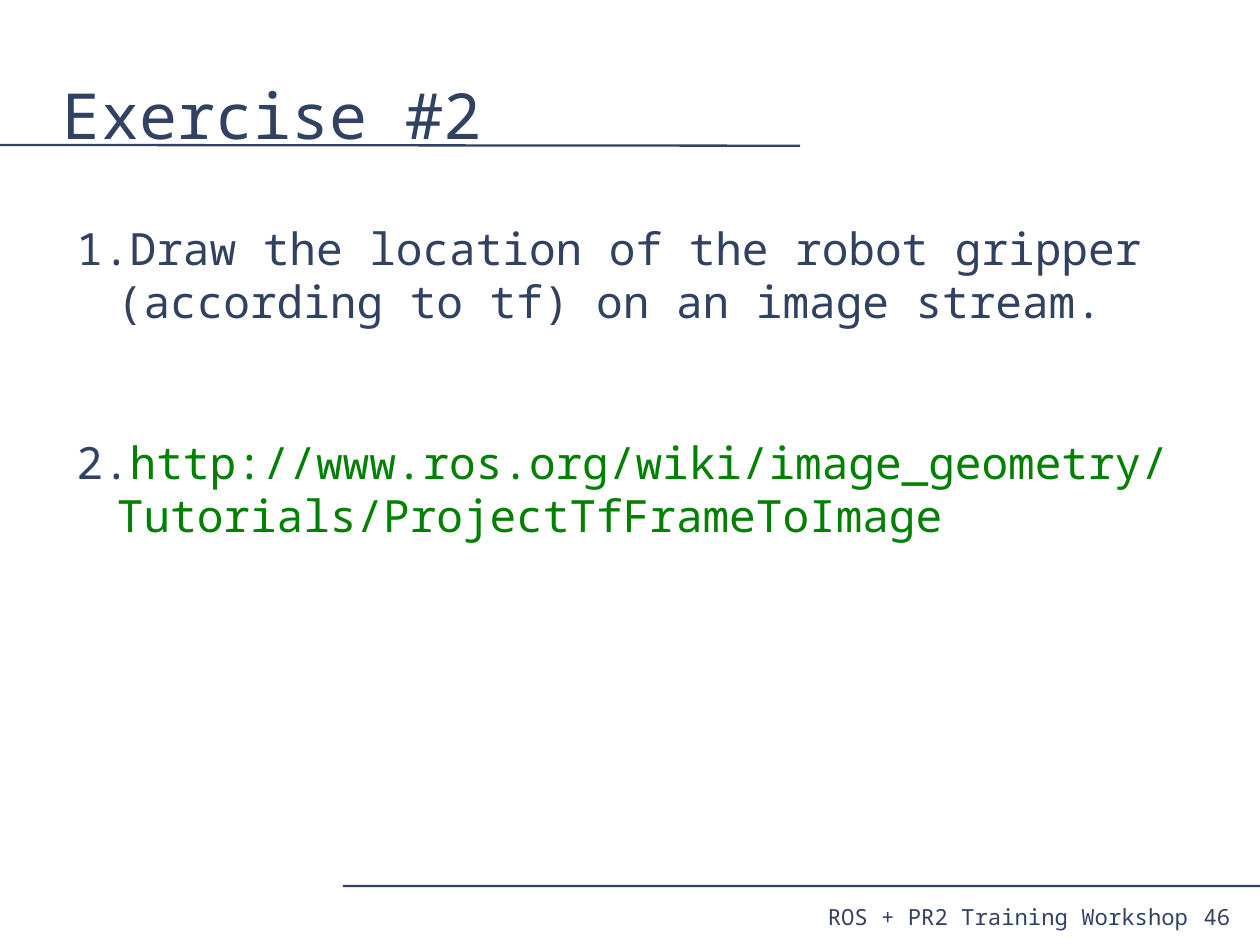
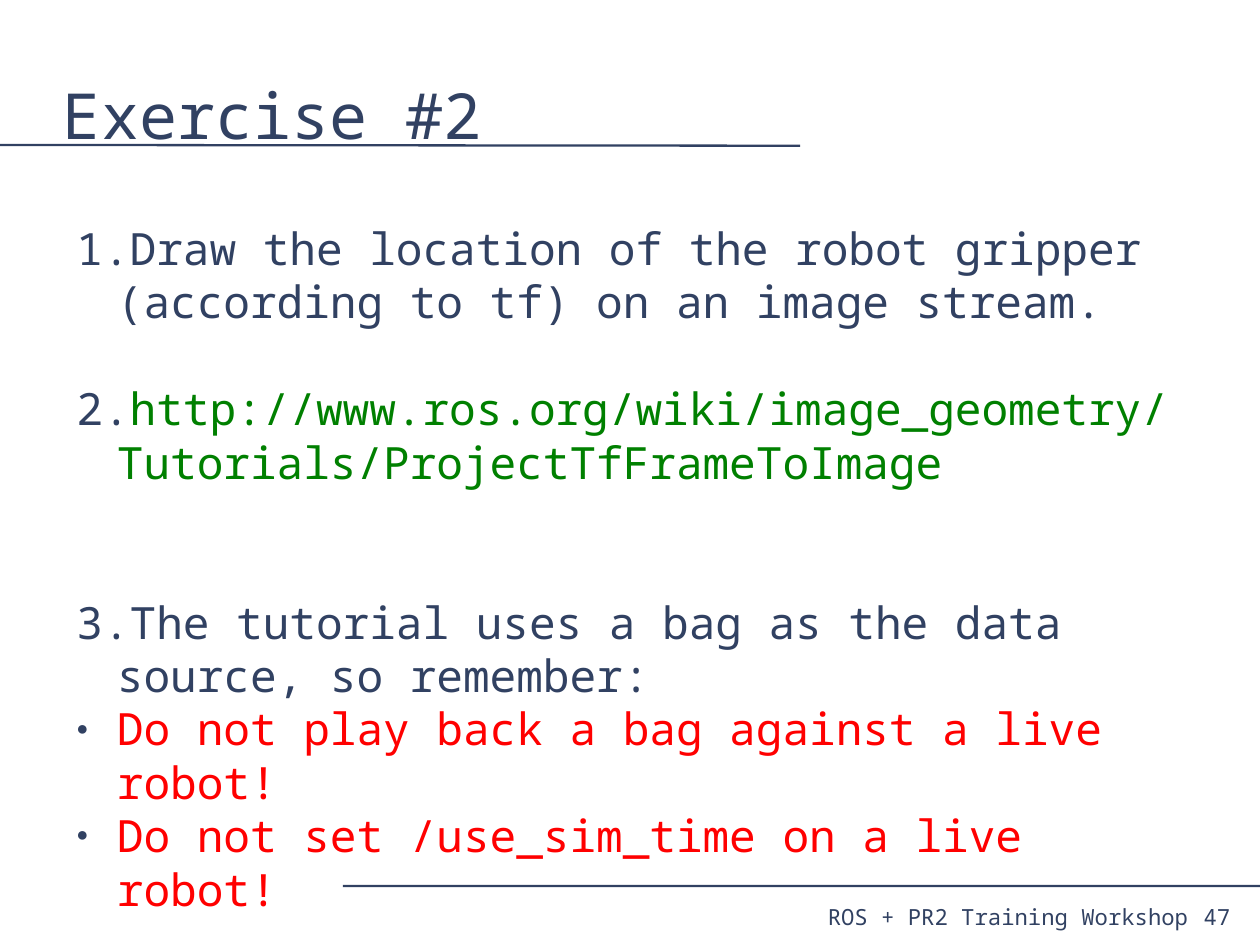
Before and after one commit to PR2/pr2_docs, a slide deck: slide 47 of pr2_training_workshop/processing_camera_data/slides.odp (slide 46 before the commit). Drawn at 1260x945 pixels with LibreOffice and Linux fonts; fonts in the diff are those of the drawing. Boxes give left, top, right and bottom in pixels: in the first picture for what was removed or moved away, otherwise in the second. Text is boxed around its words. In the diff, an @@ line names an element or a change of style, - is before the commit and + after.

Commit message:
processing_camera_data: Switched monocular part a bit to parallel stereo better. Warnings on what not to do in the exercises. Updated commands. Formatting tweaks.

```diff
--- a/pr2_training_workshop/processing_camera_data/slides.odp
+++ b/pr2_training_workshop/processing_camera_data/slides.odp
@@ text at [76,605,1102,859]: paragraphs added @@
+3. The tutorial uses a bag as the data source, so remember:
+● Do not play back a bag against a live robot!
+● Do not set /use_sim_time on a live robot!
@@ page number at [1204,909,1231,925]: text changed @@
-46
+47
```
Also in this commit, not shown: 14 other slides changed, 1 slide added, 1 other file.
